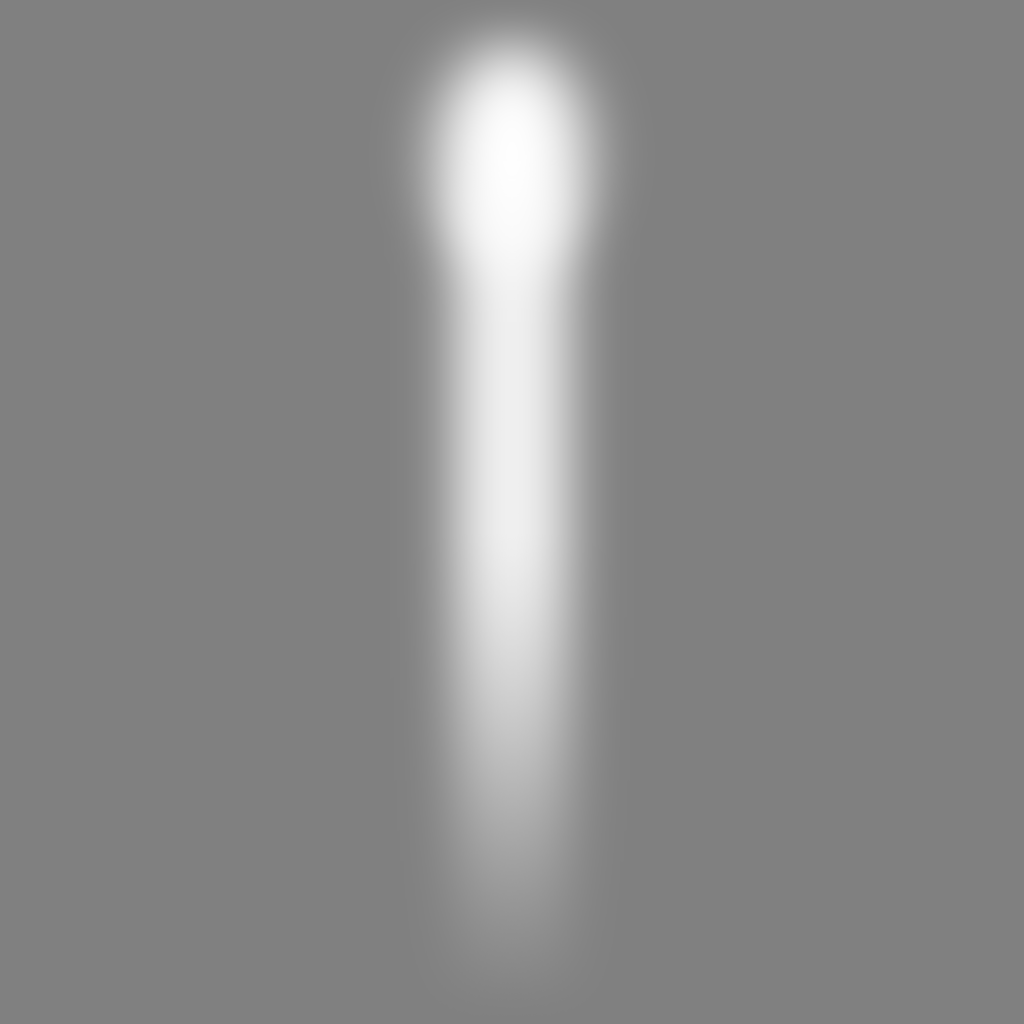
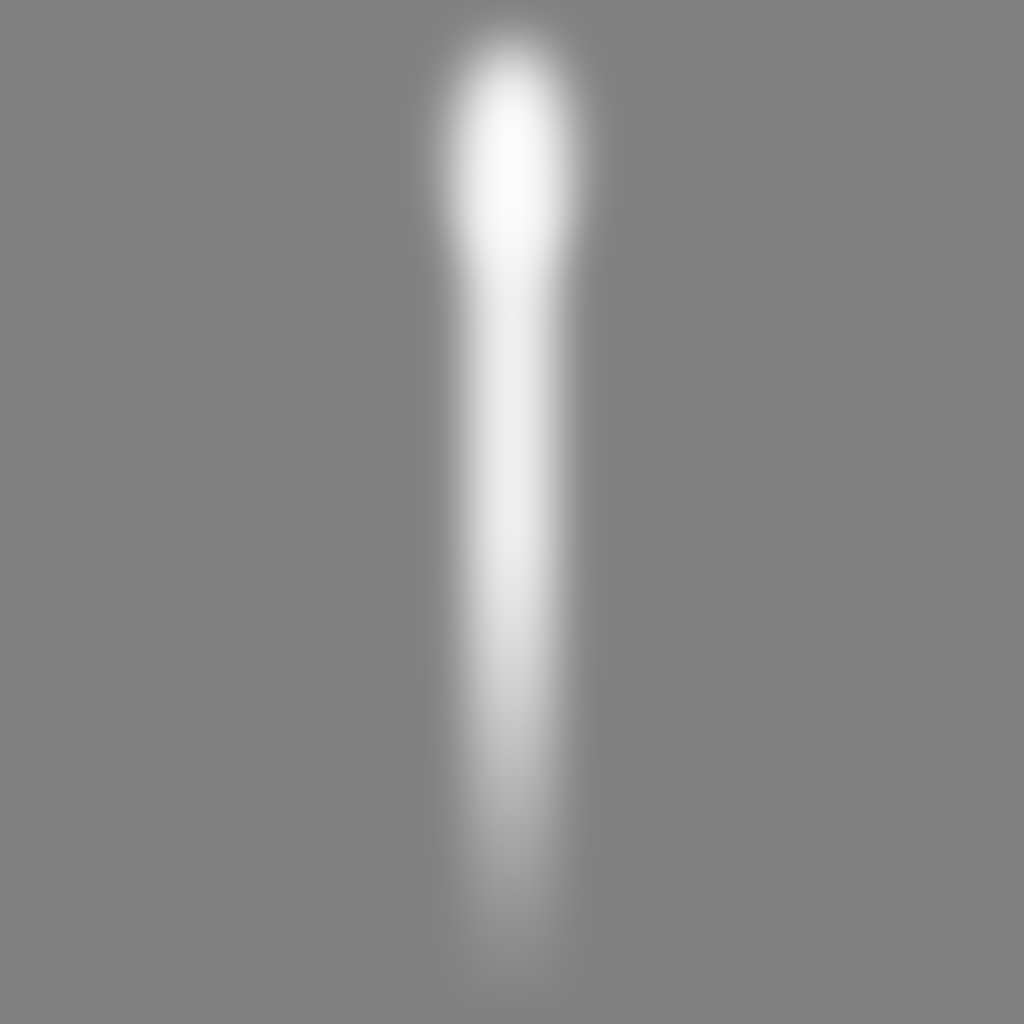
Layered file, before and after one edit (1024 x 1024). Changes by layer:
added group "v2" with 6 layers above "v1" over [403, 20, 621, 968]
added group "Group 2" (1st of 2, in "v2") with 2 layers in group "v2" over [403, 20, 621, 327]
added layer "Color Fill 1 copy 2" (1st of 2, in "v2" › "Group 2") in group "Group 2" over [403, 20, 621, 327]
added group "Group 1" (1st of 2, in "v2") with 2 layers in group "v2" over [416, 124, 608, 968]
added layer "Color Fill 1 copy 3" (1st of 2, in "v2" › "Group 1") (90%) in group "Group 1" over [416, 124, 608, 968]
moved "Group 2" (2nd of 2, in "v1") into group "v1" over [381, 20, 643, 327]
moved "Group 1" (2nd of 2, in "v1") into group "v1" over [388, 124, 636, 968]
